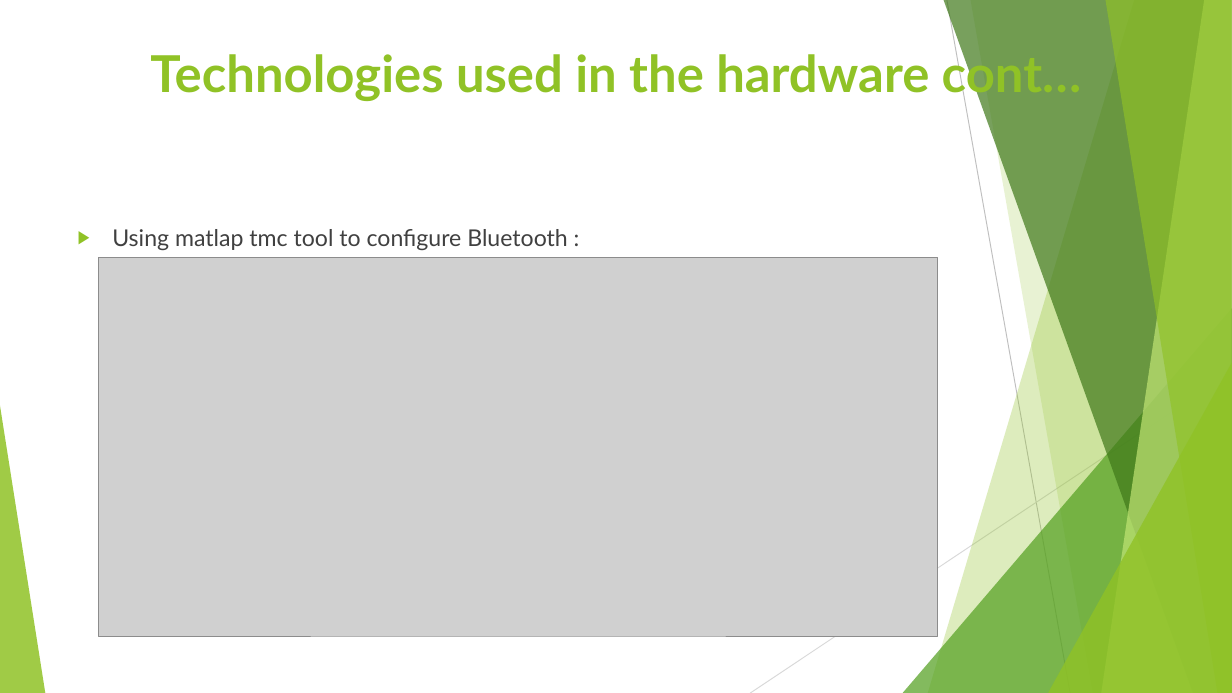
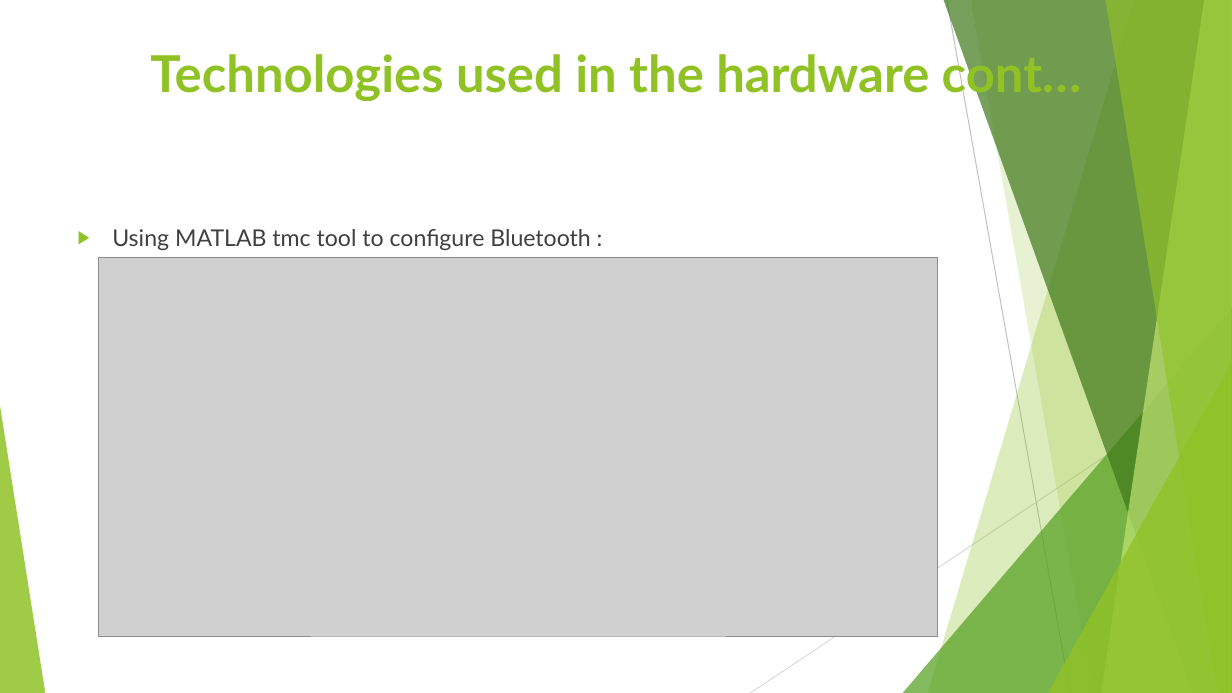
Before and after one commit to EngSherifMostafa/Graduation-project-2020-2021, a slide deck: slide 17 of Theoretical/Smart Battery Monitor.pptx. Drawn at 1232x693 pixels with LibreOffice and Linux fonts; fonts in the diff are those of the drawing; grey boxes stand for pictures. Boxes give left, top, right and bottom in pixels: in the first picture for what was removed or moved away, otherwise in the second. Text is boxed around its words. In the diff, an @@ line names an element or a change of style, - is before the commit and + after.

```diff
--- a/Theoretical/Smart Battery Monitor.pptx
+++ b/Theoretical/Smart Battery Monitor.pptx
@@ text at (112,229,590,250): text changed @@
-▶ Using matlap tmc tool to configure Bluetooth :
+▶ Using MATLAB tmc tool to configure Bluetooth :
```
Also in this commit, not shown: 14 other slides changed.
